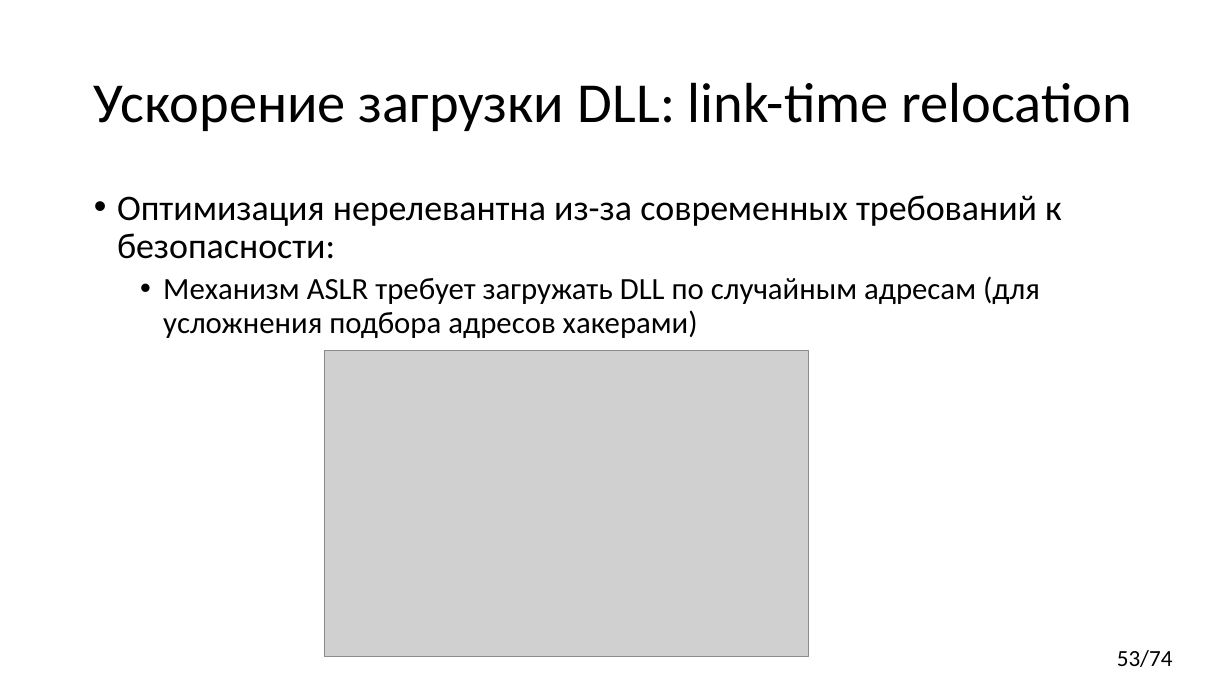
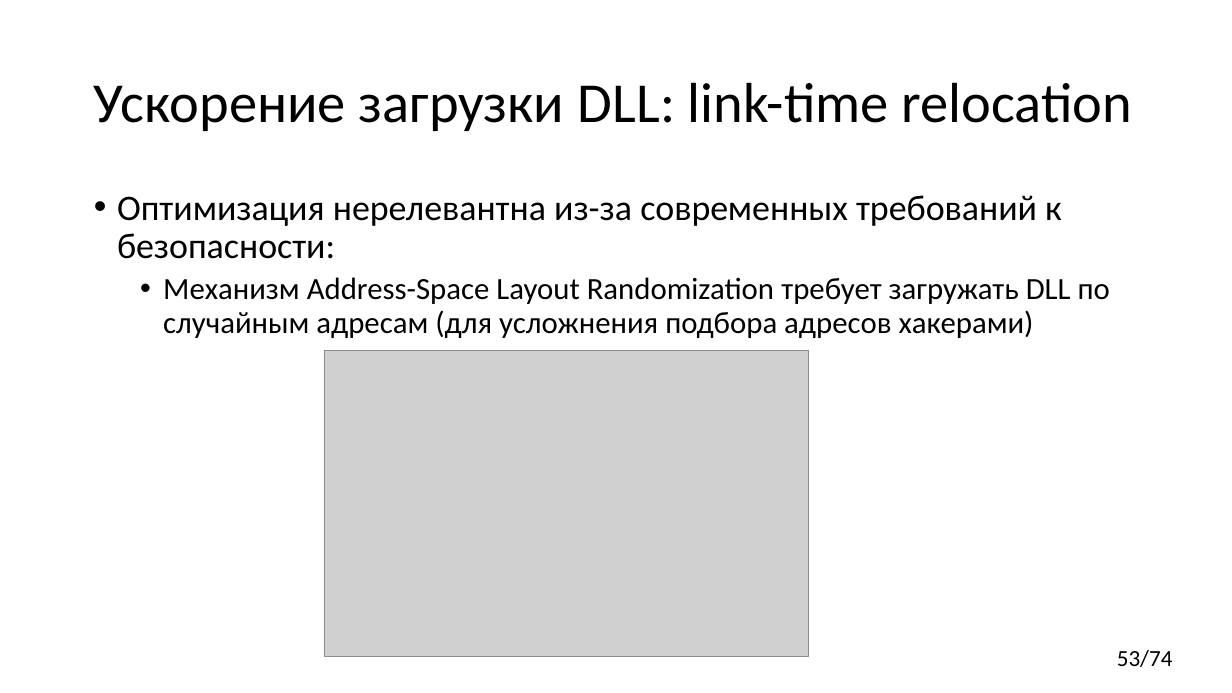
Before and after one commit to yugr/CppRussia, a slide deck: slide 53 of 2024/RU.pptx. Drawn at 1232x693 pixels with LibreOffice and Linux fonts; fonts in the diff are those of the drawing; grey boxes stand for pictures. Boxes give left, top, right and bottom in pixels: in the first picture for what was removed or moved away, otherwise in the second. Text is boxed around its words. In the diff, an @@ line names an element or a change of style, - is before the commit and + after.

Commit message:
Minor fixes.

```diff
--- a/2024/RU.pptx
+++ b/2024/RU.pptx
@@ text at (x1=163, y1=277, x2=1110, y2=338): text changed @@
-  • Механизм ASLR требует загружать DLL по случайным адресам (для усложнения подбора адресов хакерами)
+  • Механизм Address-Space Layout Randomization требует загружать DLL по случайным адресам (для усложнения подбора адресов хакерами)
```
Also in this commit, not shown: 3 other slides changed.
